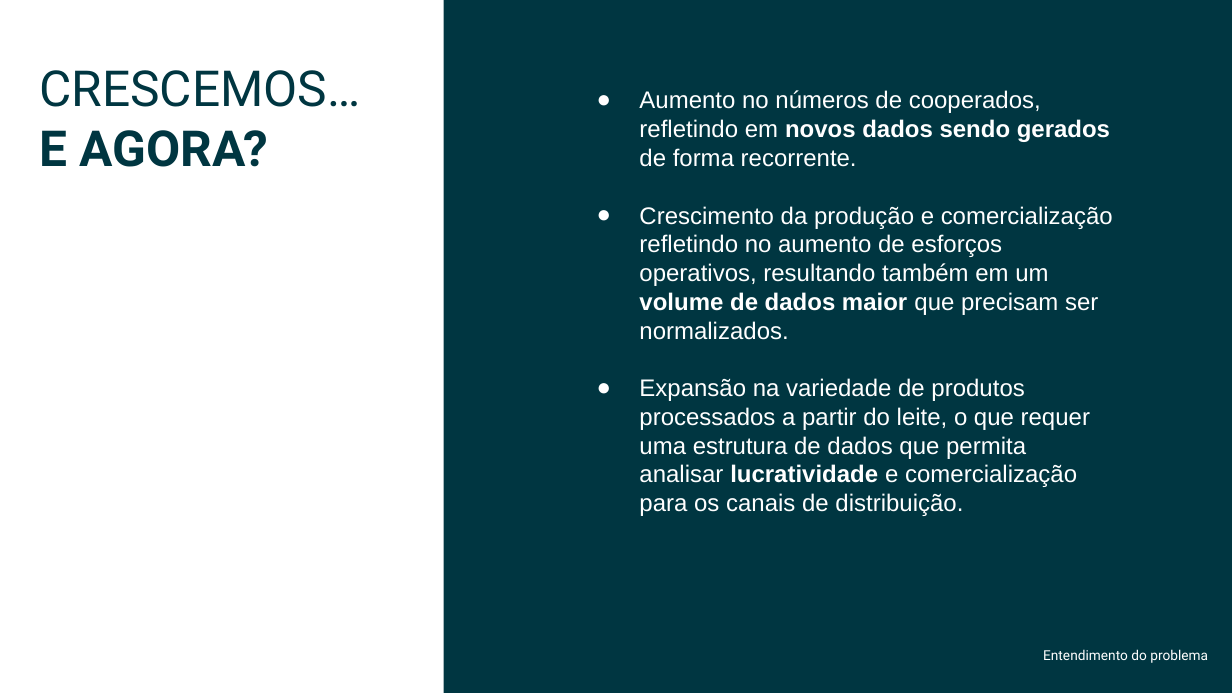
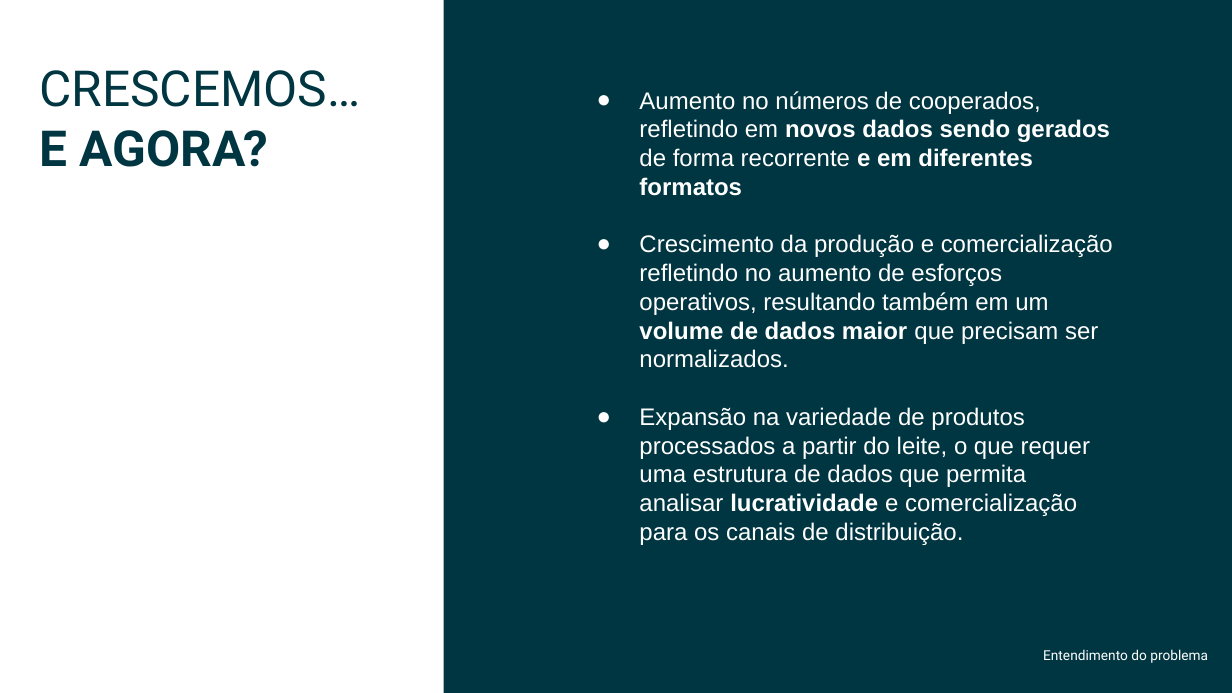
Before and after one commit to ebbonfimm/case_sicoob_coopllactia, a slide deck: slide 4 of Case Sicoob - Eduardo Bonfim.pptx. Drawn at 1232x693 pixels with LibreOffice and Linux fonts; fonts in the diff are those of the drawing. Boxes give left, top, right and bottom in pixels: in the first picture for what was removed or moved away, otherwise in the second. Text is boxed around its words. In the diff, an @@ line names an element or a change of style, - is before the commit and + after.

```diff
--- a/Case Sicoob - Eduardo Bonfim.pptx
+++ b/Case Sicoob - Eduardo Bonfim.pptx
@@ text at [639, 91, 1110, 196]: text changed @@
-● Aumento no números de cooperados, refletindo em novos dados sendo gerados de forma recorrente.
+● Aumento no números de cooperados, refletindo em novos dados sendo gerados de forma recorrente e em diferentes formatos
```
Also in this commit, not shown: 4 other slides changed, 2 slides added, 5 slides removed.
